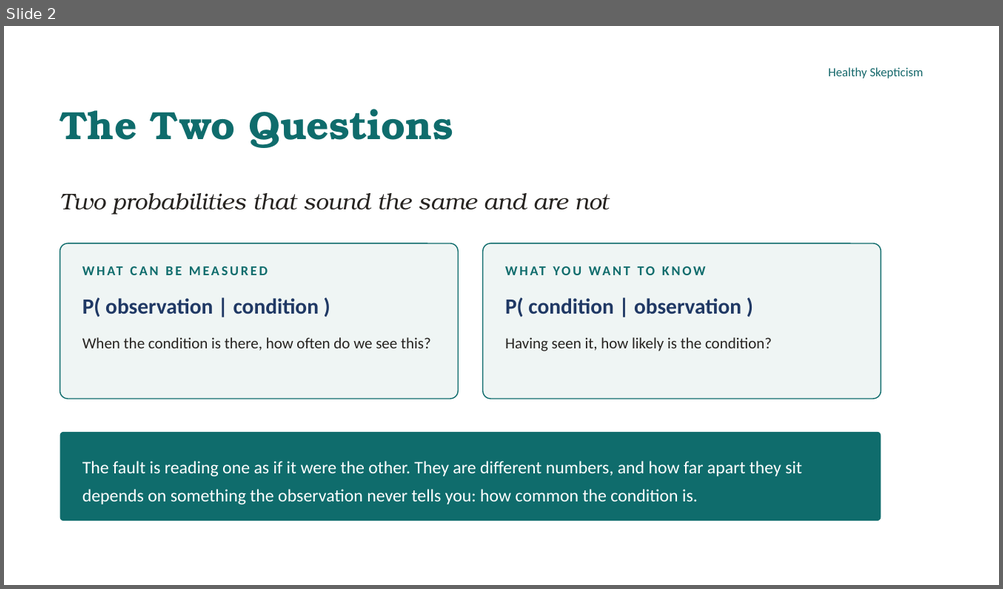
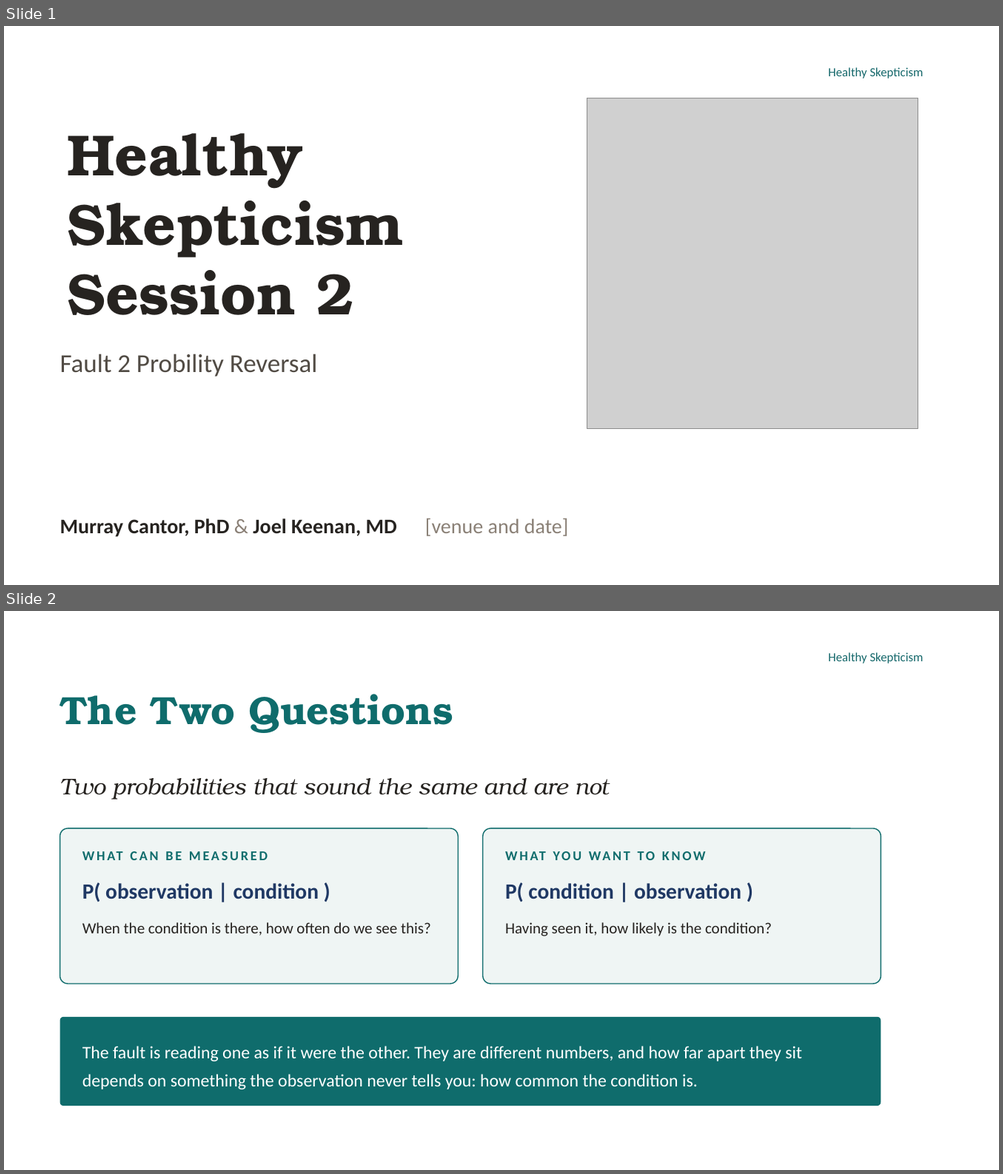
Before and after one commit to murraygmail/healthy-skepticism, a slide deck: materials/Day2.pptx. Shown one above the other, each under a label of ours: slide 2 before the commit, slides 1 and 2 after it. The pictures are 1003x589 and 1003x1174 pixels, drawn with LibreOffice and Linux fonts; fonts in the diff are those of the drawing; grey boxes stand for pictures; background and template pictures are left out. Boxes give left, top, right and bottom in pixels: in the first picture for what was removed or moved away, otherwise in the second. Text is boxed around its words. In the diff, an @@ line names an element or a change of style, - is before the commit and + after.

```diff
--- a/materials/Day2.pptx
+++ b/materials/Day2.pptx
@@ slide 1 added at [4,26,999,585], background #FFFFFF; not listed: 1 template element that a slide beside it also shows @@
@@ picture added at [587,99,918,429] @@
@@ text added at [68,133,404,315], 56 pt, text #262320, bold @@
+Healthy Skepticism
+Session 2
@@ text added at [60,354,317,377], 25 pt, text #514B44 @@
+Fault 2 Probility Reversal
@@ text added at [60,519,569,537], 20 pt, text #262320, bold @@
+Murray Cantor, PhD & Joel Keenan, MD [venue and date]
```
Also in this commit, not shown: 1 slide removed, 7 other files.
